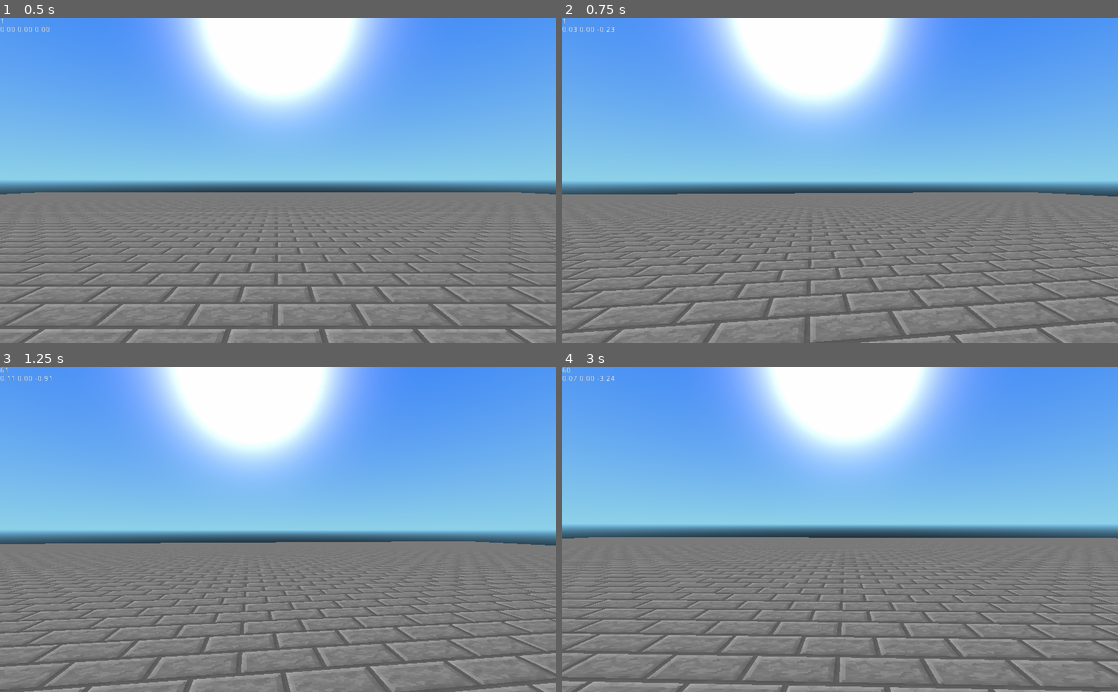
Above: before the commit, frames 1-4 (two rows, left to right).
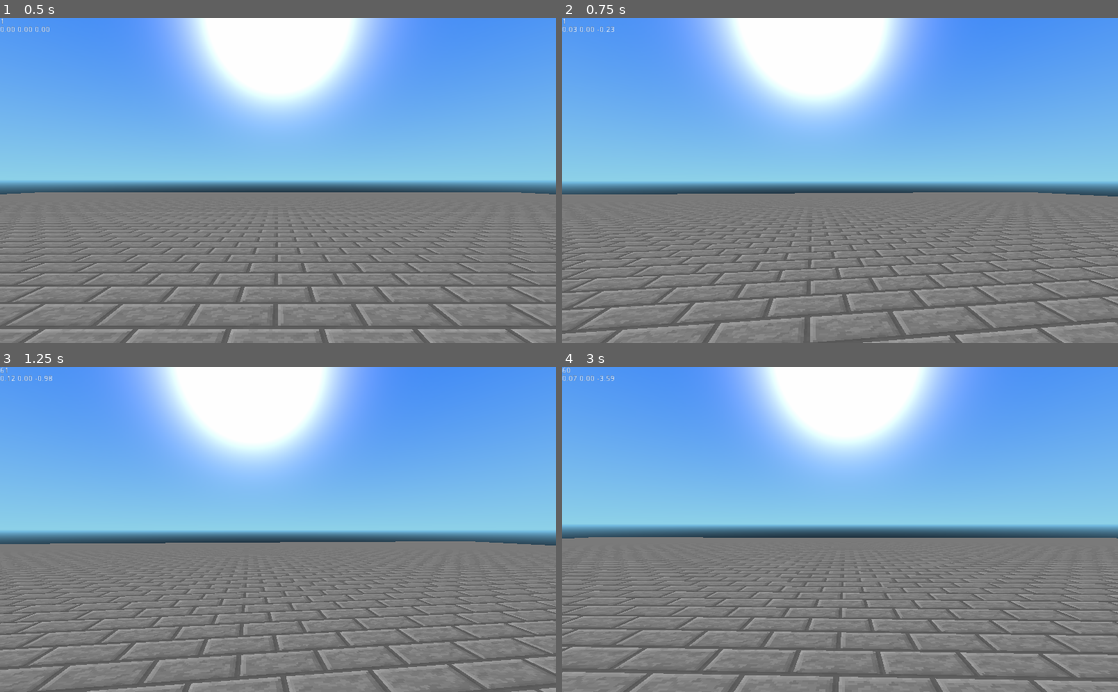
Above: after the commit, the same moments.

Repository: ewewukek/godot-fps
Game: Godot game, scene res://Main.tscn
Same seed, same stepped clock (60 frames per second), same inputs: the game is played once before the commit and once after it.
Inputs (mouse positions are in pixels of both pictures, inside the frame that each line leads up to):
- Up to frame 1 (0.5 s): no input
- Up to frame 2 (0.75 s): tap Enter at 0.5 s; move the mouse to (867, 180) at 0.52 s; hold W (move_forward) from 0.53 s (still down)
- Up to frame 3 (1.25 s): keep holding W (move_forward)
- Up to frame 4 (3 s): keep holding W (move_forward); move the mouse to (812, 529) at 1.27 s; move the mouse to (851, 523) at 2.02 s; move the mouse to (834, 536) at 2.77 s

Frame 1 is identical in both runs. In frame 2, 0.3% of the frame differs, in the area x 0-100%, y 60-100%; in frame 3, 7.4%; in frame 4, 17%, in the area x 0-100%, y 2-100%.

Commit message:
set physics_fps back to 60, limit render fps to 60

Diff:
--- a/project.godot
+++ b/project.godot
@@ -14,6 +14,10 @@
 run/main_scene="res://Main.tscn"
 config/icon="res://icon.png"
 
+[debug]
+
+settings/fps/force_fps=60
+
 [input]
 
 move_forward=[ Object(InputEventKey,"resource_local_to_scene":false,"resource_name":"","device":0,"alt":false,"shift":false,"control":false,"meta":false,"command":false,"pressed":false,"scancode":87,"unicode":0,"echo":false,"script":null)
@@ -25,10 +29,6 @@
 move_right=[ Object(InputEventKey,"resource_local_to_scene":false,"resource_name":"","device":0,"alt":false,"shift":false,"control":false,"meta":false,"command":false,"pressed":false,"scancode":68,"unicode":0,"echo":false,"script":null)
  ]
 
-[physics]
-
-common/physics_fps=30
-
 [rendering]
 
 environment/default_environment="res://default_env.tres"
